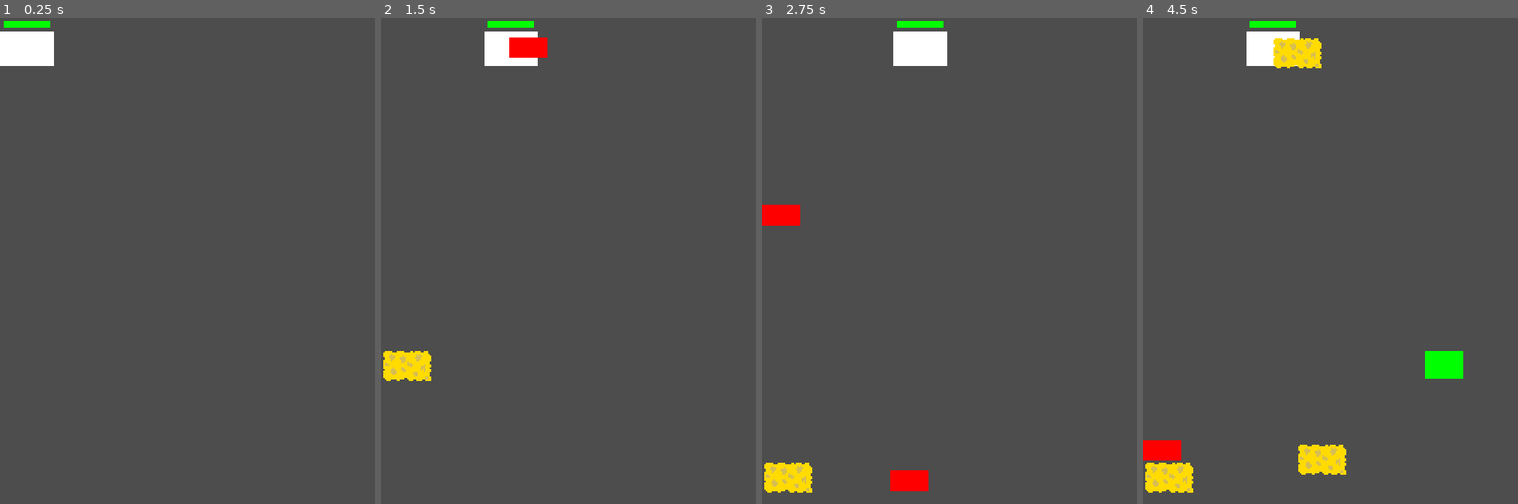
Above: before the commit, frames 1-4 (left to right).
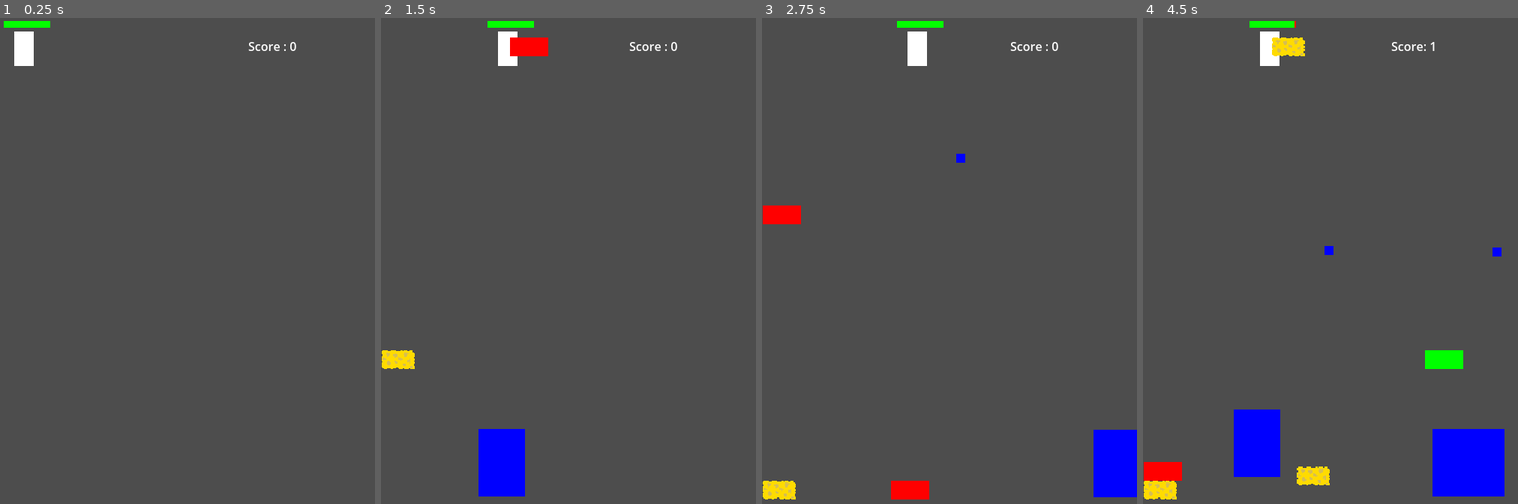
Above: after the commit, the same moments.

Repository: SH312-code/sdc-game_jam-2
Game: Godot game, scene res://Scenes/main.tscn
Same seed, same stepped clock (60 frames per second), same inputs: the game is played once before the commit and once after it.
Inputs:
- Up to frame 1 (0.25 s): no input
- Up to frame 2 (1.5 s): tap Enter at 0.5 s; hold Right (ui_right) 0.53-1.28 s; hold Space (Space_key) 0.53-1.28 s; hold Left (ui_left) from 1.28 s (still down); tap Space (Space_key) at 1.35 s
- Up to frame 3 (2.75 s): release Left (ui_left) at 2.03 s; hold Right (ui_right) from 2.03 s (still down); hold Space (Space_key) from 2.03 s (still down)
- Up to frame 4 (4.5 s): release Space (Space_key) at 2.78 s; tap Space (Space_key) at 2.85, 4.35 s; release Right (ui_right) at 3.53 s; hold Space (Space_key) 3.53-4.28 s; hold Left (ui_left) from 3.53 s (still down)

The runs differ from the first frame. In frame 1, 0.7% of the frame differs, in the area x 0-79%, y 2-10%; in frame 2, 2.8%; in frame 3, 3.6%; in frame 4, 7.8%, in the area x 0-97%, y 0-100%.

Commit message:
Add files via upload

Diff:
--- /dev/null
+++ b/Scenes/bullet.tscn
@@ -0,0 +1,23 @@
+[gd_scene load_steps=4 format=3 uid="uid://cx6exrnqcpfev"]
+
+[ext_resource type="Script" path="res://Scripts/bullet.gd" id="1_tmsyq"]
+
+[sub_resource type="CanvasTexture" id="CanvasTexture_kjcfm"]
+
+[sub_resource type="RectangleShape2D" id="RectangleShape2D_iai13"]
+size = Vector2(12, 12)
+
+[node name="bullet" type="Node2D"]
+script = ExtResource("1_tmsyq")
+
+[node name="Sprite2D" type="Sprite2D" parent="."]
+position = Vector2(6, 6)
+scale = Vector2(12, 12)
+texture = SubResource("CanvasTexture_kjcfm")
+
+[node name="Area2D_of_bullet" type="Area2D" parent="."]
+collision_layer = 4
+
+[node name="CollisionShape2D" type="CollisionShape2D" parent="Area2D_of_bullet"]
+position = Vector2(6, 6)
+shape = SubResource("RectangleShape2D_iai13")
--- a/Scenes/earth_brick.tscn
+++ b/Scenes/earth_brick.tscn
@@ -5,28 +5,32 @@
 [sub_resource type="CanvasTexture" id="CanvasTexture_pj55d"]
 
 [sub_resource type="RectangleShape2D" id="RectangleShape2D_6rgwt"]
-size = Vector2(51, 38)
+size = Vector2(51, 25)
 
 [sub_resource type="RectangleShape2D" id="RectangleShape2D_p10fr"]
-size = Vector2(56, 43)
+size = Vector2(56, 29)
 
 [node name="earth_brick" type="Node2D"]
 script = ExtResource("1_tly6q")
 
 [node name="RigidBody2D" type="RigidBody2D" parent="."]
+collision_layer = 2
+collision_mask = 26
 lock_rotation = true
 
 [node name="Sprite2D" type="Sprite2D" parent="RigidBody2D"]
-position = Vector2(25.75, 19.25)
-scale = Vector2(50.5, 37.5)
+position = Vector2(25.5, 12.5)
+scale = Vector2(51, 25)
 texture = SubResource("CanvasTexture_pj55d")
 
 [node name="CollisionShape2D2" type="CollisionShape2D" parent="RigidBody2D"]
-position = Vector2(25, 19)
+position = Vector2(25.5, 12.5)
 shape = SubResource("RectangleShape2D_6rgwt")
 
 [node name="Area2D_earth" type="Area2D" parent="RigidBody2D"]
+collision_layer = 2
+collision_mask = 26
 
 [node name="CollisionShape2D" type="CollisionShape2D" parent="RigidBody2D/Area2D_earth"]
-position = Vector2(26, 19.5)
+position = Vector2(26, 12.5)
 shape = SubResource("RectangleShape2D_p10fr")
--- a/Scenes/fire_brick.tscn
+++ b/Scenes/fire_brick.tscn
@@ -5,7 +5,7 @@
 [sub_resource type="CanvasTexture" id="CanvasTexture_j528i"]
 
 [sub_resource type="RectangleShape2D" id="RectangleShape2D_t2b3s"]
-size = Vector2(48.5, 30.5)
+size = Vector2(51, 25)
 
 [sub_resource type="RectangleShape2D" id="RectangleShape2D_5dyjf"]
 size = Vector2(57, 35)
@@ -14,18 +14,22 @@
 script = ExtResource("1_jf1ws")
 
 [node name="RigidBody2D" type="RigidBody2D" parent="."]
+collision_layer = 2
+collision_mask = 26
 lock_rotation = true
 
 [node name="Sprite2D" type="Sprite2D" parent="RigidBody2D"]
-position = Vector2(24.75, 13.25)
-scale = Vector2(50.5, 27.5)
+position = Vector2(25.5, 12.5)
+scale = Vector2(51, 25)
 texture = SubResource("CanvasTexture_j528i")
 
 [node name="CollisionShape2D" type="CollisionShape2D" parent="RigidBody2D"]
-position = Vector2(24.75, 13.75)
+position = Vector2(25.5, 12.5)
 shape = SubResource("RectangleShape2D_t2b3s")
 
 [node name="Area2D_fire" type="Area2D" parent="RigidBody2D"]
+collision_layer = 2
+collision_mask = 26
 
 [node name="CollisionShape2D" type="CollisionShape2D" parent="RigidBody2D/Area2D_fire"]
 position = Vector2(25.5, 13.5)
--- a/Scenes/main.tscn
+++ b/Scenes/main.tscn
@@ -1,6 +1,7 @@
-[gd_scene load_steps=8 format=3 uid="uid://o3y6yf6pakmu"]
+[gd_scene load_steps=9 format=3 uid="uid://o3y6yf6pakmu"]
 
 [ext_resource type="Script" path="res://Scripts/Hand.gd" id="1_mksxx"]
+[ext_resource type="Script" path="res://Scripts/main.gd" id="1_uftu3"]
 [ext_resource type="Texture2D" uid="uid://bywux8nk4hdlf" path="res://Sprites/red_health_bar.png" id="2_2jvgg"]
 [ext_resource type="Texture2D" uid="uid://ddku3f42frbq" path="res://Sprites/green_health_bar.png" id="3_ks44b"]
 [ext_resource type="Script" path="res://Scripts/texture_progress_bar.gd" id="4_5473x"]
@@ -8,28 +9,30 @@
 [sub_resource type="CanvasTexture" id="CanvasTexture_gh2yt"]
 
 [sub_resource type="RectangleShape2D" id="RectangleShape2D_wqork"]
-size = Vector2(72, 46)
+size = Vector2(26, 46)
 
 [sub_resource type="RectangleShape2D" id="RectangleShape2D_bdr70"]
 size = Vector2(498.875, 33)
 
 [node name="Main" type="Node2D"]
 position = Vector2(0, 18)
+script = ExtResource("1_uftu3")
 
 [node name="Hand" type="Node2D" parent="."]
 position = Vector2(1, 1)
 script = ExtResource("1_mksxx")
 
 [node name="Sprite2D" type="Sprite2D" parent="Hand"]
-position = Vector2(35.25, 22.25)
-scale = Vector2(71.5, 45.5)
+position = Vector2(31, 22.25)
+scale = Vector2(26, 45.5)
 texture = SubResource("CanvasTexture_gh2yt")
 
 [node name="Area2D" type="Area2D" parent="Hand"]
 position = Vector2(1, 1)
+collision_mask = 12
 
 [node name="CollisionShape2D" type="CollisionShape2D" parent="Hand/Area2D"]
-position = Vector2(35, 22)
+position = Vector2(30, 21)
 shape = SubResource("RectangleShape2D_wqork")
 
 [node name="CanvasLayer" type="CanvasLayer" parent="Hand"]
@@ -48,8 +51,25 @@
 
 [node name="StaticBody2D" type="StaticBody2D" parent="."]
 position = Vector2(225, 595)
+collision_layer = 16
+collision_mask = 10
 
 [node name="CollisionShape2D" type="CollisionShape2D" parent="StaticBody2D"]
-position = Vector2(24.5625, 36)
+position = Vector2(25, 45)
 shape = SubResource("RectangleShape2D_bdr70")
 one_way_collision = true
+
+[node name="Area2D" type="Area2D" parent="StaticBody2D"]
+collision_layer = 16
+collision_mask = 10
+
+[node name="CollisionShape2D2" type="CollisionShape2D" parent="StaticBody2D/Area2D"]
+position = Vector2(25, 45)
+shape = SubResource("RectangleShape2D_bdr70")
+
+[node name="Label" type="Label" parent="."]
+offset_left = 331.0
+offset_top = 8.0
+offset_right = 371.0
+offset_bottom = 31.0
+text = "Score : 0"
--- a/Scenes/shooting_enemy.tscn
+++ b/Scenes/shooting_enemy.tscn
@@ -1,20 +1,38 @@
-[gd_scene load_steps=3 format=3 uid="uid://dh25ysbfhbme5"]
+[gd_scene load_steps=5 format=3 uid="uid://dh25ysbfhbme5"]
+
+[ext_resource type="Script" path="res://Scripts/shooting_enemy.gd" id="1_u560d"]
 
 [sub_resource type="CanvasTexture" id="CanvasTexture_xqgom"]
 
 [sub_resource type="RectangleShape2D" id="RectangleShape2D_428wb"]
-size = Vector2(1, 1)
+size = Vector2(1.14516, 0.155556)
+
+[sub_resource type="RectangleShape2D" id="RectangleShape2D_gxbq7"]
+size = Vector2(71, 83)
 
 [node name="Shooting enemy" type="Node2D"]
+script = ExtResource("1_u560d")
 
 [node name="Sprite2D" type="Sprite2D" parent="."]
 position = Vector2(31, 45)
 scale = Vector2(62, 90)
 texture = SubResource("CanvasTexture_xqgom")
 
-[node name="Area2D" type="Area2D" parent="Sprite2D"]
+[node name="Area2D_for_damage" type="Area2D" parent="."]
+position = Vector2(31, 45)
+scale = Vector2(62, 90)
+collision_layer = 8
+collision_mask = 3
 
-[node name="CollisionShape2D" type="CollisionShape2D" parent="Sprite2D/Area2D"]
-position = Vector2(-6.85453e-07, -2.68221e-07)
+[node name="CollisionShape2D" type="CollisionShape2D" parent="Area2D_for_damage"]
+position = Vector2(0.00806445, -0.466667)
 scale = Vector2(1, 1)
 shape = SubResource("RectangleShape2D_428wb")
+
+[node name="Area2D2" type="Area2D" parent="."]
+collision_layer = 8
+collision_mask = 18
+
+[node name="CollisionShape2D" type="CollisionShape2D" parent="Area2D2"]
+position = Vector2(31.5, 51.5)
+shape = SubResource("RectangleShape2D_gxbq7")
--- a/Scenes/sponge_brick.tscn
+++ b/Scenes/sponge_brick.tscn
@@ -4,29 +4,34 @@
 [ext_resource type="Script" path="res://Scripts/sponge_brick.gd" id="1_pownf"]
 
 [sub_resource type="RectangleShape2D" id="RectangleShape2D_gi3dg"]
-size = Vector2(67, 41)
+size = Vector2(44, 25)
 
 [sub_resource type="RectangleShape2D" id="RectangleShape2D_0rf8j"]
-size = Vector2(73, 49)
+size = Vector2(48, 29)
 
 [node name="Sponge brick" type="Node2D"]
 script = ExtResource("1_pownf")
 
 [node name="RigidBody2D" type="RigidBody2D" parent="."]
+collision_layer = 2
+collision_mask = 26
 lock_rotation = true
 
 [node name="Sprite2D" type="Sprite2D" parent="RigidBody2D"]
 texture_filter = 1
 texture_repeat = 1
-position = Vector2(34, 21)
+position = Vector2(22, 12.5)
+scale = Vector2(0.6875, 0.625)
 texture = ExtResource("1_02ypv")
 
 [node name="CollisionShape2D" type="CollisionShape2D" parent="RigidBody2D"]
-position = Vector2(33.5, 20.5)
+position = Vector2(22, 12.5)
 shape = SubResource("RectangleShape2D_gi3dg")
 
 [node name="Area2D" type="Area2D" parent="RigidBody2D"]
+collision_layer = 2
+collision_mask = 26
 
 [node name="CollisionShape2D" type="CollisionShape2D" parent="RigidBody2D/Area2D"]
-position = Vector2(33.5, 20.5)
+position = Vector2(22, 12.5)
 shape = SubResource("RectangleShape2D_0rf8j")
--- a/Scripts/Hand.gd
+++ b/Scripts/Hand.gd
@@ -1,14 +1,16 @@
 extends Node2D
 
-var speed = 250
+const speed = 250
 var direction = 1
-var health = 10
+var health = 25
+const max_health = 25
 var regex = RegEx.new()
 var old_areas = []
 signal health_changed
 var can_shoot = true
 var left = false
 var right = false
+signal game_lost
 #This gets the sprites that are not in the scene
 @onready var block = preload("res://Scenes/earth_brick.tscn")
 @onready var fire_block = preload("res://Scenes/fire_brick.tscn")
@@ -23,9 +25,10 @@
 	elif left and position.x > 0:
 		position.x -= speed *delta
 
-	if health <= 0:
+	if health <= 0: # when dead a signal is relased and used somewhere else
+		game_lost.emit()
 		queue_free()
-	for i in $Area2D.get_overlapping_areas():
+	for i in $Area2D.get_overlapping_areas(): # Checks for collison
 		if regex.search(str(i)) and i not in old_areas:
 			health -= 1
 			health_changed.emit()
@@ -37,7 +40,7 @@
 	get_tree().current_scene.add_child(hold)
 
 func _input(event): #This is used for player input and is as of 3/29/2025 being used to spwan eneimes
-	if event.is_action_pressed("Space_key") and can_shoot:
+	if event.is_action_pressed("Space_key") and can_shoot: # Launches bricks
 		var enemy = randi_range(0,2)
 		can_shoot = false
 		if enemy == 0: spawn(block)
--- /dev/null
+++ b/Scripts/bullet.gd
@@ -0,0 +1,15 @@
+extends Node2D
+
+
+# Called when the node enters the scene tree for the first time.
+func _ready() -> void:
+	modulate = Color(0,0,255)  # Replace with function body.
+
+
+# Called every frame. 'delta' is the elapsed time since the previous frame.
+func _process(delta: float) -> void:
+	position.y -= 500 *delta
+	if position.y < 0: # Bullets despawn when of screen
+		queue_free()
+func set_x_y(x: float, y: float):
+	position = Vector2(x,y)
--- a/Scripts/earth_brick.gd
+++ b/Scripts/earth_brick.gd
@@ -1,15 +1,19 @@
 extends Node2D
 var regex = RegEx.new()	 #https://docs.godotengine.org/en/stable/classes/class_regex.html
+var dt = 0
 func _ready():
 	modulate = Color(0,255,0)
 	#https://docs.godotengine.org/en/stable/classes/class_regex.html
 	regex.compile("^Area2D_fire")#This is a regular exprsion used for string lookups. The ^ means to start maching charact …(298 unchanged characters)…
 
-func _process(_delta): # The way collions work is by lo …(295 unchanged characters)…
+func _process(delta): # The way collions work is by lo …(295 unchanged characters)…
+	dt += delta
 	for i in $RigidBody2D/Area2D_earth.get_overlapping_areas():
 		if regex.search(str(i)):
 			#await get_tree().create_timer(.5).timeout# The reason for this is if we want to add a breaking animnation
 			queue_free()
+	if dt > 10:
+		queue_free()
 func set_x_y(x: float , y: float): #Called in diffrent node for spwaning at hand sprite
 	position.x = x
 	position.y = y
--- a/Scripts/fire_brick.gd
+++ b/Scripts/fire_brick.gd
@@ -1,11 +1,11 @@
 extends Node2D
 var dt =0
 func _ready() -> void:
-	modulate = Color(255,0,0)
+	modulate = Color(255,0,0) # Changes color to red
 func _process(delta: float) -> void:
 	dt += delta
 	if dt > 3:
-		queue_free()
+		queue_free() # Fire briks die after 3 seconds to create a more balenced game
 func set_x_y(x: float , y: float): #Called in diffrent node for spwaning at hand sprite
 	position.x = x
 	position.y = y
--- /dev/null
+++ b/Scripts/main.gd
@@ -0,0 +1,32 @@
+extends Node2D
+var score = 0
+var max_enemy = 10
+@onready var enemy = preload("res://Scenes/shooting_enemy.tscn")
+var dt = 0
+var game = true
+# Called when the node enters the scene tree for the first time.
+func _ready() -> void: # Replace with function body.
+	$Hand.game_lost.connect(end) # This connects the signal that is emited to an action, the end function
+
+# Called every frame. 'delta' is the elapsed time since the previous frame.
+func _process(delta: float) -> void:
+	dt += delta
+	#print(get_child_count(false))
+	if dt > 1 and game and get_child_count(false) < max_enemy: # This is to prevent 30 enemys on the field in the begining, diffictlty climbs with experince and also bricks count as childeren
+		dt -= 1
+		max_enemy += 1
+		#spawn new enemy
+		var hold = enemy.instantiate()
+		hold.died.connect(update_score)
+		hold.set_x_y(randi_range(6, 500), 509)
+		get_tree().current_scene.add_child(hold)
+	if !game:
+		await get_tree().create_timer(.5).timeout # If the player is dead game closes
+		get_tree().quit()
+
+func update_score():
+	#print("Changed") # https://docs.godotengine.org/en/stable/getting_started/first_2d_game/06.heads_up_display.html
+	score += 1
+	$Label.text = "Score: " + str(score)
+func end(): # I can't figure out if Godot has lambda so I just made a function to call
+	game = false
--- /dev/null
+++ b/Scripts/shooting_enemy.gd
@@ -0,0 +1,35 @@
+extends Node2D
+var direction = 1
+@onready var bullet = preload("res://Scenes/bullet.tscn")
+var dt =0
+var regex = RegEx.new()
+var regex2 = RegEx.new()
+signal died
+# Called when the node enters the scene tree for the first time.
+func _ready() -> void:
+	modulate = Color(0,0,255)
+	regex.compile("^Area2D2")
+	regex2.compile("^Area2D_for_damage")
+
+# Called every frame. 'delta' is the elapsed time since the previous frame.
+func _process(delta: float) -> void:
+	dt += delta
+	position.x += 250 *delta*direction
+	if position.x > 500 or position.x < 0:
+		direction *= -1
+	if dt > 1:
+		dt -= 1
+		var hold = bullet.instantiate()
+		hold.set_x_y(position.x, position.y)
+		get_tree().current_scene.add_child(hold)
+	for i in $Area2D_for_damage.get_overlapping_areas():
+		if not regex.search(str(i)):
+			died.emit()
+			#print("Killed")
+			queue_free()
+	if len($Area2D2.get_overlapping_areas()) != 0:
+			position.y -= 1
+	else:
+		position.y += 1
+func set_x_y(x: float, y: float):
+	position = Vector2(x,y)
--- a/Scripts/sponge_brick.gd
+++ b/Scripts/sponge_brick.gd
@@ -1,18 +1,20 @@
 extends Node2D
 
-var regex = RegEx.new()
+var regex = RegEx.new() # RegEx is for string lookup
 var durribilty = 2
 var old_areas = [] #Never has more then 2 values
+var dt = 0
 # Called when the node enters the scene tree for the first time.
 func _ready() -> void:
 	regex.compile("^Area2D_fire") #This is a regular exprsion used for string lookups. The ^ means to start maching charac …(299 unchanged characters)…
 
-func _process(_delta: float) -> void:
+func _process(delta: float) -> void:
+	dt += delta
 	for i in $RigidBody2D/Area2D.get_overlapping_areas(): # More or less the same as the method for the earth block. It adds the value of i to the old_areas to prevent it from reacting to the same block twice
 		if regex.search(str(i)) and i not in old_areas:
 			durribilty -= 1
 			old_areas.append(i)
-	if durribilty <= 0:
+	if durribilty <= 0 or dt > 10:
 		#await get_tree().create_timer(.5).timeout # The reason for this is if we want to add a breaking animnation
 		queue_free()
 func set_x_y(x: float , y: float): #Called in diffrent node for spwaning at hand sprite
--- a/Scripts/texture_progress_bar.gd
+++ b/Scripts/texture_progress_bar.gd
@@ -8,4 +8,4 @@
 
 # Called every frame. 'delta' is the elapsed time since the previous frame.
 func update():
-	value = (Hand.health * 100)/10
+	value = (Hand.health * 100)/Hand.max_health
--- a/project.godot
+++ b/project.godot
@@ -42,6 +42,14 @@
 ]
 }
 
+[layer_names]
+
+2d_physics/layer_1="Player"
+2d_physics/layer_2="Bricks"
+2d_physics/layer_3="Bullets"
+2d_physics/layer_4="Enemies"
+2d_physics/layer_5="Floor"
+
 [physics]
 
 common/physics_ticks_per_second=120
